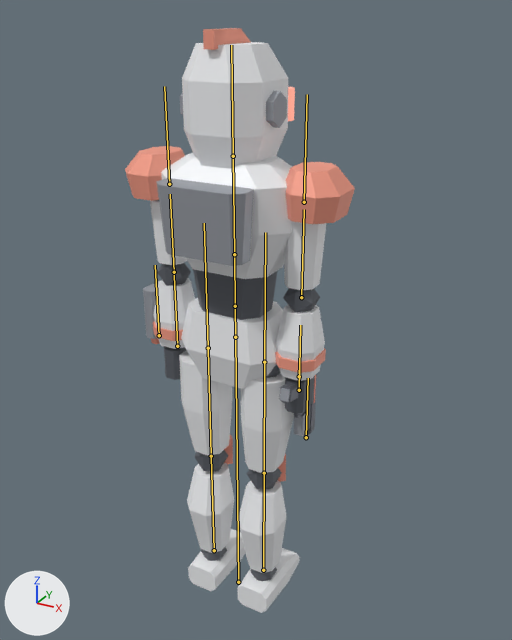
The glTF model game/player/robot/vanguard.glb: old version first, new version second.
Both versions are drawn from a 50 mm camera at (0.989, -1.67, 1.866) aimed at (-0.032, 0.185, 0.939). The axes (+X, +Y, +Z) are drawn at lower left. The lights are the same throughout. The older version comes first. The bones that bend it are drawn over the model as lines.

Names of what the first picture shows: 'Vanguard'.
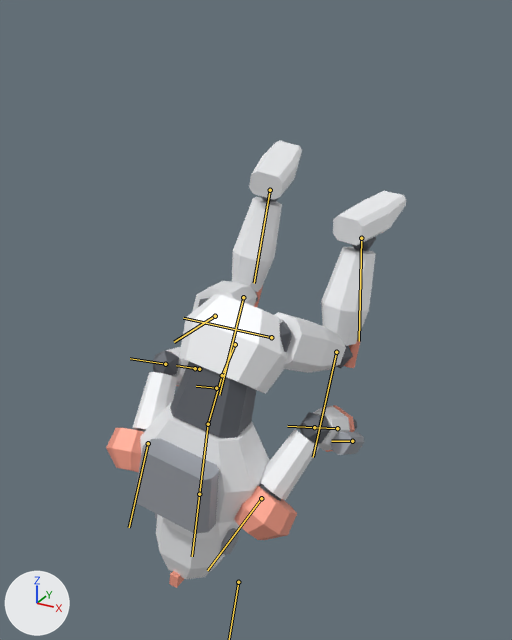
The newer file adds an action. The first version stands in its rest pose; the second is drawn at frame 5 of the action 'view_flip_left'.

The edits, one by one:
Bone 'root' (bone_root) turns from (0, 0, 0) to (0, 0, 172) degrees about its own x, y and z.
Bone 'hips' (bone_hips) moves from (0.0, 0.0, 0.0) to (0.139, -1.883, 0.0).
Bone 'hips' (bone_hips) turns from (0, 0, 0) to (36, 0, 0) degrees about its own x, y and z.
Bone 'spine' (bone_spine) turns from (0, 0, 0) to (-18, 0, 0) degrees about its own x, y and z.
Bone 'chest' (bone_chest) turns from (0, 0, 0) to (-18, 0, 0) degrees about its own x, y and z.
Bone 'upper_arm_l' (bone_upper_arm_l) turns from (0, 0, 0) to (39, 9, -11) degrees about its own x, y and z.
Bone 'forearm_l' (bone_forearm_l) turns from (0, 0, 0) to (80, 0, 0) degrees about its own x, y and z.
Bone 'upper_arm_r' (bone_upper_arm_r) turns from (0, 0, 0) to (39, -9, 11) degrees about its own x, y and z.
Bone 'forearm_r' (bone_forearm_r) turns from (0, 0, 0) to (80, 0, 0) degrees about its own x, y and z.
Bone 'thigh_l' (bone_thigh_l) turns from (0, 0, 0) to (80, 14, -2) degrees about its own x, y and z.
Bone 'shin_l' (bone_shin_l) turns from (0, 0, 0) to (-104, 0, 0) degrees about its own x, y and z.
Bone 'foot_l' (bone_foot_l) turns from (0, 0, 0) to (-20, 0, 0) degrees about its own x, y and z.
Bone 'thigh_r' (bone_thigh_r) turns from (0, 0, 0) to (69, -13, 5) degrees about its own x, y and z.
Bone 'shin_r' (bone_shin_r) turns from (0, 0, 0) to (-96, 0, 0) degrees about its own x, y and z.
Bone 'foot_r' (bone_foot_r) turns from (0, 0, 0) to (-20, 0, 0) degrees about its own x, y and z.

What differs and where, as boxes (x1, y1, x2, y2) in the pictures (512 x 640 px):
'Vanguard', posed (30% wider, 23% shorter): before (125, 28, 355, 613); after (106, 140, 406, 588)
bone 'hips', root to tip: before (235, 337) to (235, 306); after (235, 344) to (222, 375)
bone 'spine', root to tip: before (235, 306) to (234, 254); after (222, 375) to (208, 424)
bone 'chest', root to tip: before (234, 254) to (233, 156); after (208, 424) to (199, 494)
bone 'upper_arm_l', root to tip: before (169, 184) to (164, 86); after (261, 498) to (207, 570)
bone 'forearm_l', root to tip: before (174, 272) to (170, 194); after (314, 427) to (287, 426)
bone 'upper_arm_r', root to tip: before (304, 202) to (307, 94); after (148, 443) to (129, 527)
bone 'forearm_r', root to tip: before (301, 297) to (304, 209); after (165, 364) to (130, 358)
bone 'thigh_l', root to tip: before (208, 348) to (204, 223); after (271, 337) to (183, 318)
bone 'shin_l', root to tip: before (211, 456) to (208, 348); after (336, 352) to (313, 457)
bone 'foot_l', root to tip: before (214, 550) to (211, 456); after (361, 238) to (359, 341)
bone 'thigh_r', root to tip: before (264, 362) to (265, 232); after (215, 316) to (174, 342)
bone 'shin_r', root to tip: before (264, 473) to (264, 362); after (243, 297) to (219, 395)
bone 'foot_r', root to tip: before (263, 570) to (264, 473); after (270, 190) to (254, 283)
